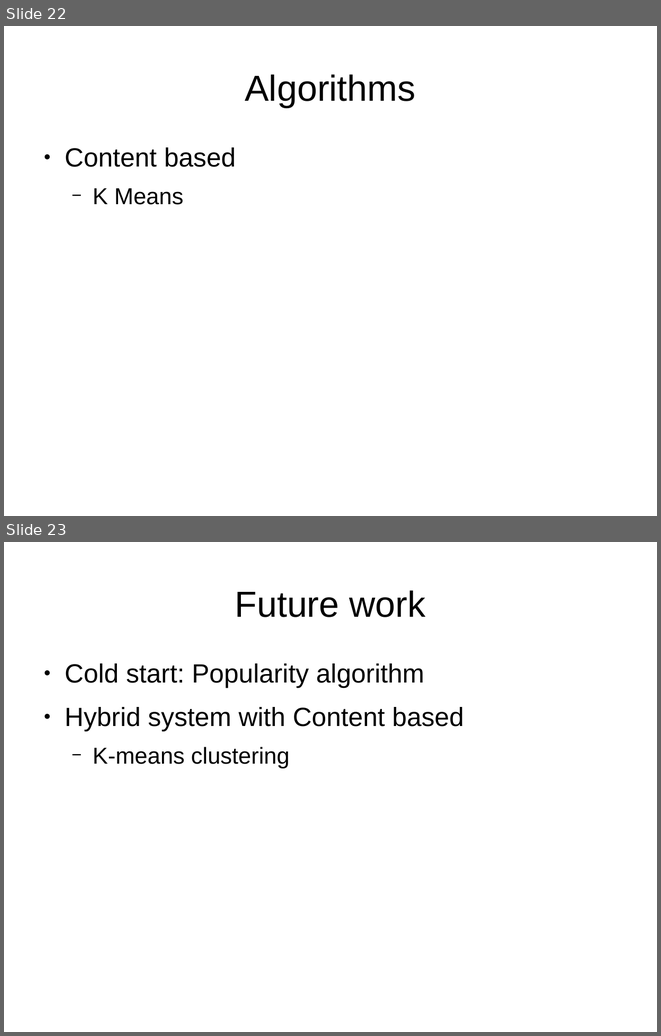
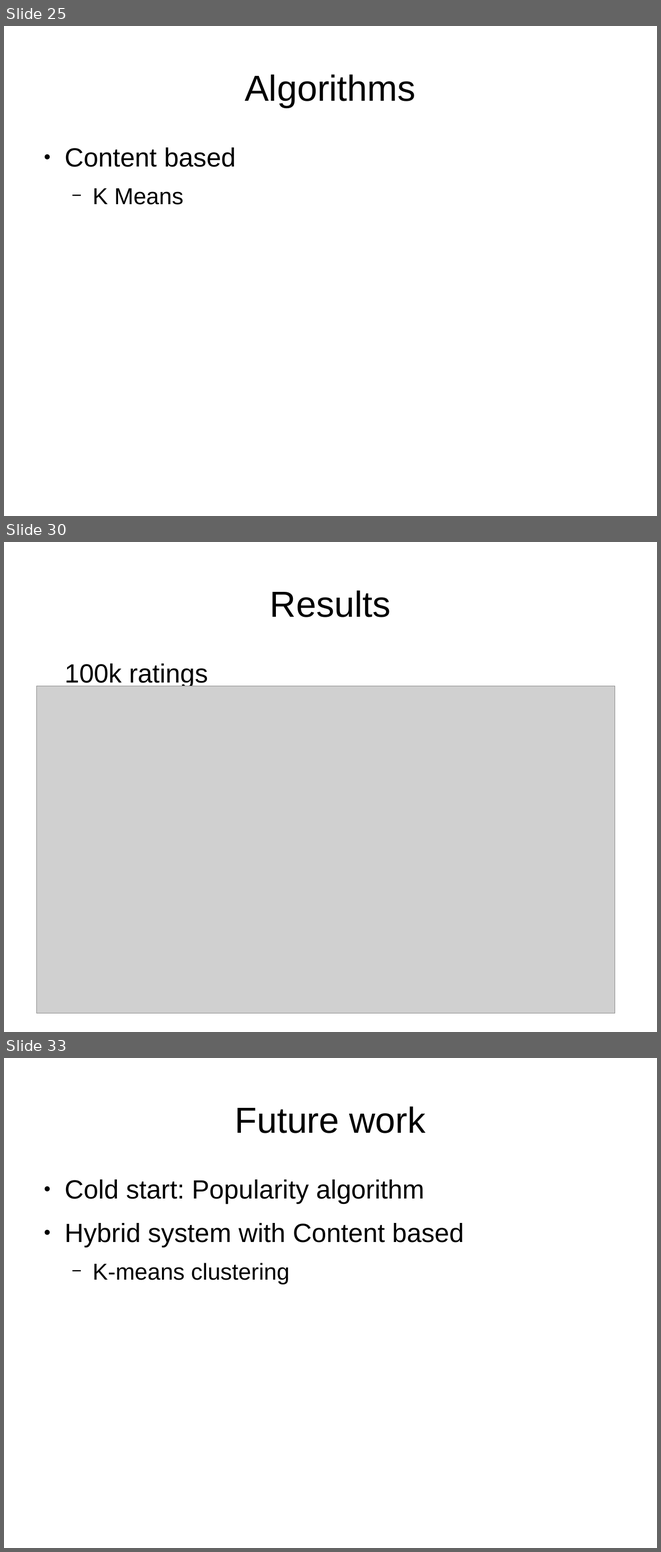
Before and after one commit to DriesSmit/Recommendation-System, a slide deck: Presentation.odp. Shown one above the other, each under a label of ours: slides 22 and 23 before the commit, slides 25, 30 and 33 after it; the slides between them are not shown. The pictures are 661x1036 and 661x1552 pixels, drawn with LibreOffice and Linux fonts; fonts in the diff are those of the drawing; grey boxes stand for pictures. Boxes give left, top, right and bottom in pixels: in the first picture for what was removed or moved away, otherwise in the second. Text is boxed around its words. In the diff, an @@ line names an element or a change of style, - is before the commit and + after.

```diff
--- a/Presentation.odp
+++ b/Presentation.odp
@@ slide 30 added at box(4, 542, 657, 1032), background #FFFFFF @@
@@ title added at box(270, 590, 391, 617), 44 pt, text #000000 @@
+Results
@@ text added at box(64, 663, 208, 688), 32 pt, text #000000 @@
+100k ratings
@@ picture added at box(36, 686, 615, 1014) @@
@@ what was slide 22 is now slide 25 @@
@@ what was slide 23 is now slide 33 @@
```
Also in this commit, not shown: 3 slides changed, 10 other slides added, 1 slide removed, 4 other files.
